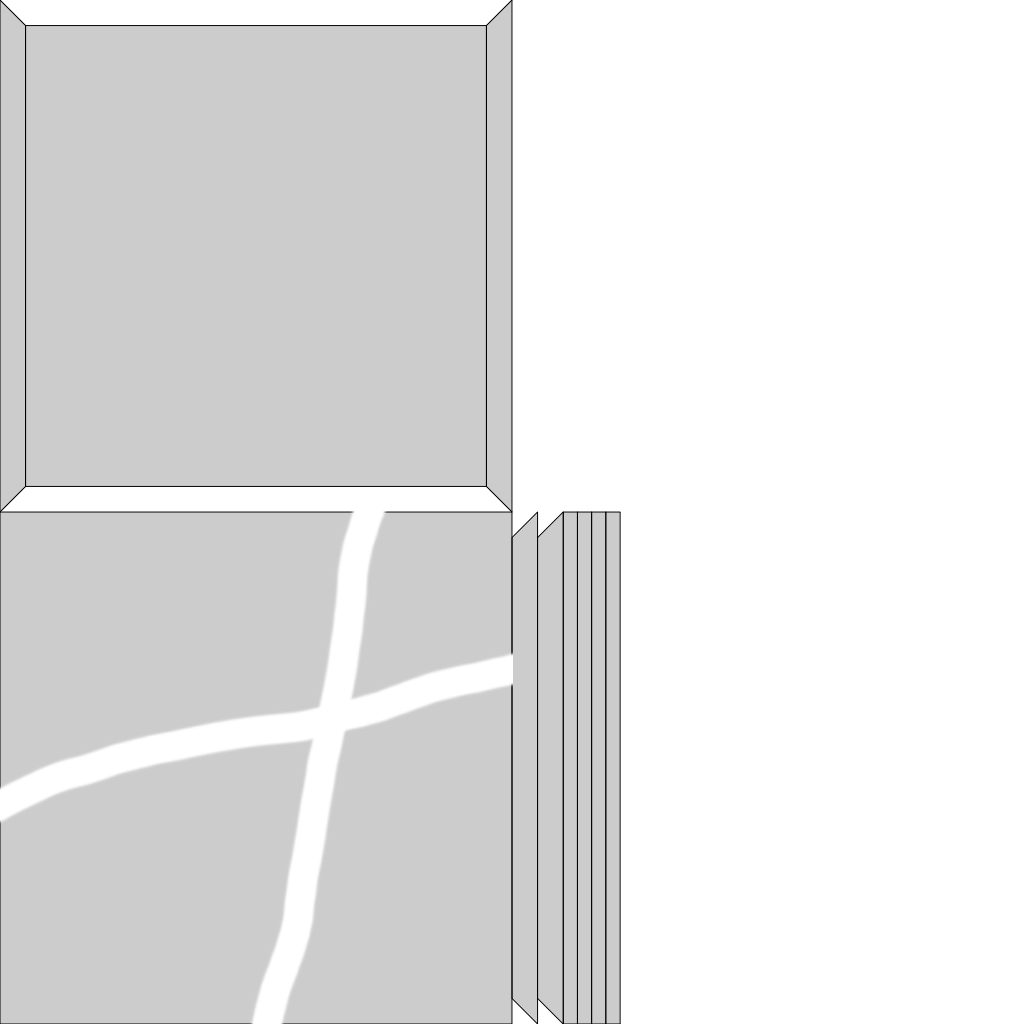
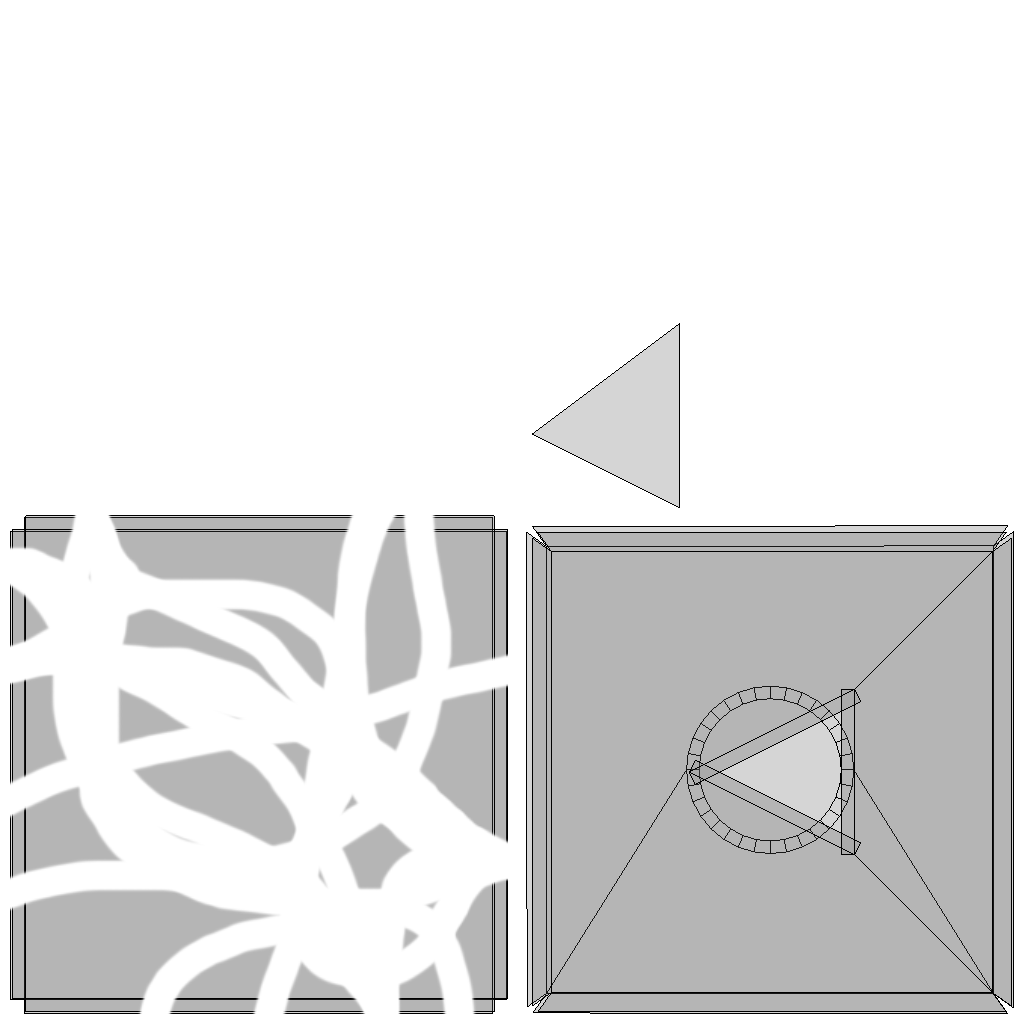
The second w=1024, h=1024 image is a revision of the first. Changes to its layers:
showed "Front 8" over [0, 511, 513, 1024]
showed "Front 7" over [0, 545, 513, 1024]
showed "Front 6" over [0, 511, 513, 881]
showed "Front 5" over [0, 576, 513, 990]
showed "Front 4" over [0, 547, 513, 1024]
showed "Front 3 correct" over [0, 511, 513, 1024]
showed "Front 2 correct" over [0, 511, 513, 1024]
showed "Front 1 correct" over [0, 511, 513, 1024]
added layer "Layer 1" (2nd of 3) above "Layer 1" over [12, 323, 1012, 1012]
added layer "Layer 1" (3rd of 3) above "Lager 0" over [10, 517, 1014, 1014]
hid "Lager 0" over [0, 0, 621, 1024]
